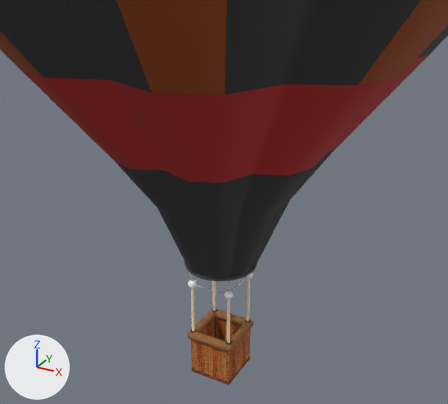
Renders of the glTF model hotAirBalloon.gltf from each side of a commit.
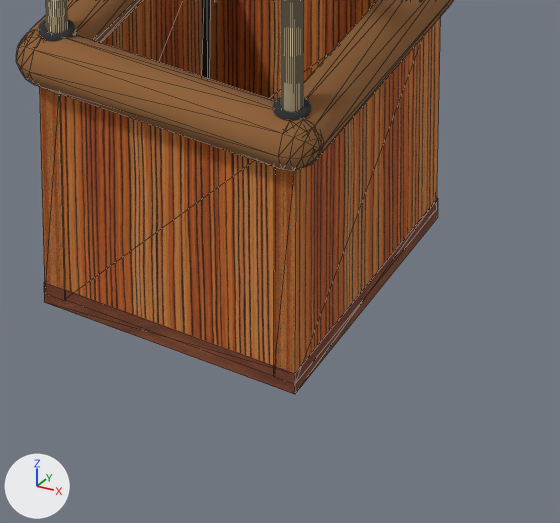
Each version is shown from a 50 mm lens placed at (7.84, -14.06, 13.26), pointed at (-0.92, 1.86, 5.3), then close up on the part from 41% to 60% of the width and 81% to 100% of the height. Lighting does not change. The marker at lower left points along +X, +Y and +Z. The close-ups show mesh edges as thin lines. Where no turn or scale is listed for an object, it has been applied to the vertices. Vertices at the same position are counted once.

In view in the first close-up: 'Torus.002', 'armRest', 'armRest.001', 'armRest.003', 'basketFloor', 'basketInnerWall', 'basketInnerWall.001', 'basketInnerWall.002', 'basketInnerWall.003', 'gondonaConnector_1'.
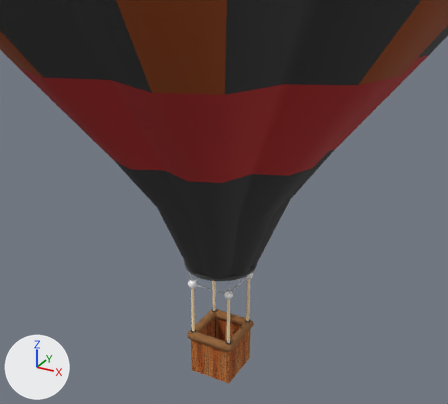
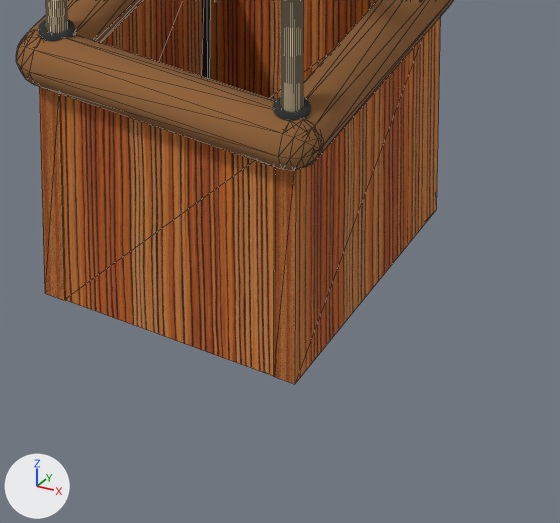
Location of each change, (x1, y1, x2, y2) in pixels of the close-ups (560 x 523 px):
'basketFloor', mesh rescaled, moved (not visible afterwards): before (44, 198, 438, 394)

What changed in the scene script:
```text
Change me_mesh_15:
    where me_mesh_15.from_pydata(...)  # 8 vertices, 12 faces; spans x -0.665..0.665, y -0.723..0.723, z -0.057..0.057
    used by ob_basketfloor; location = (-0.002, 0.012, 0.57)
    me_mesh_15 part 1: the whole mesh is scaled about its middle by (0.831, 0.85, 1)
Change ob_basketfloor:
    ob_basketfloor.location: (-0.002, 0.012, 0.57) -> (-0.002, 0.012, 0.619)
```
